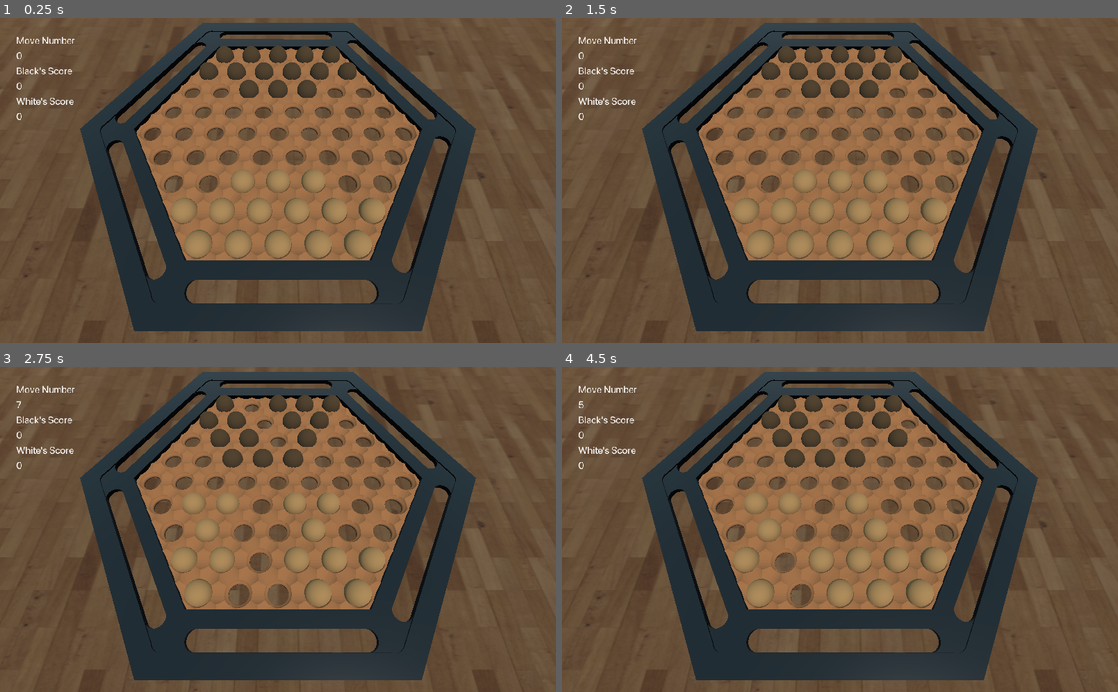
Above: before the commit, frames 1-4 (two rows, left to right).
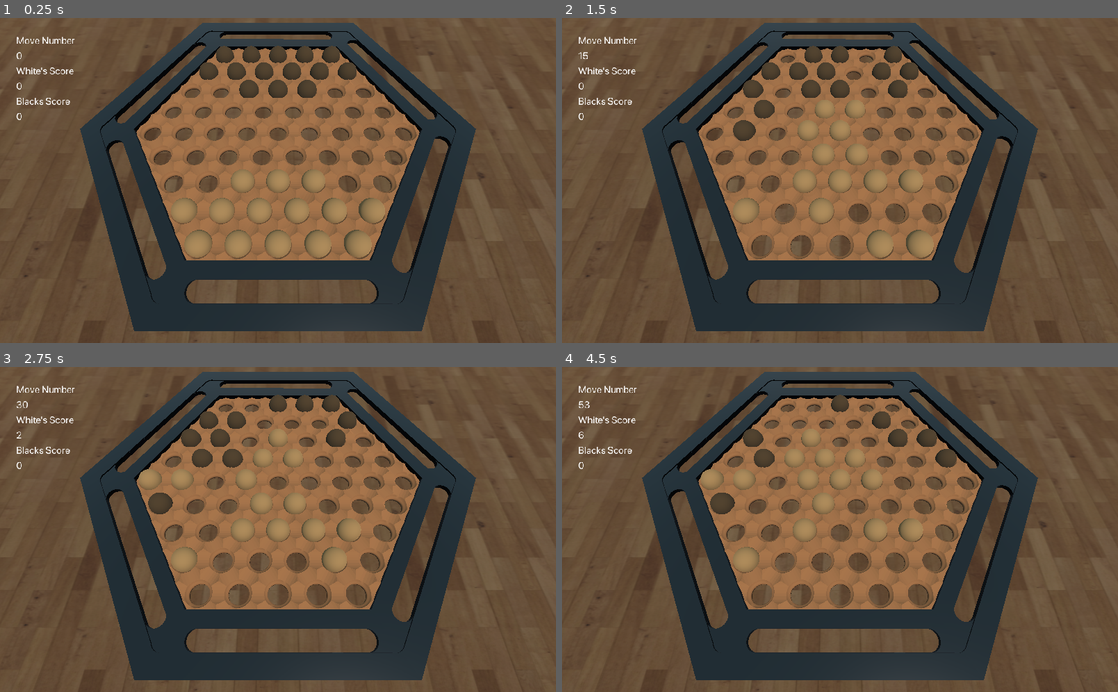
Above: after the commit, the same moments.

Repository: mmgh900/Abalone-Game-AI
Game: Godot game, scene res://Scenes/Game.tscn
The game is run twice, just before and just after one commit, with the same random seed, the same clock (stepped at 60 frames per second) and the same inputs.
Inputs:
- Up to frame 1 (0.25 s): no input
- Up to frame 2 (1.5 s): tap Enter at 0.5, 1.35 s; hold Right 0.53-1.28 s; hold Enter 0.53-1.28 s; tap Space at 1.25 s; hold Left from 1.28 s (still down)
- Up to frame 3 (2.75 s): tap Enter at 2 s; release Left at 2.03 s; hold Right from 2.03 s (still down); hold Enter from 2.03 s (still down)
- Up to frame 4 (4.5 s): tap Space at 2.75, 4.25 s; release Enter at 2.78 s; tap Enter at 2.85, 3.5, 4.35 s; release Right at 3.53 s; hold Enter 3.53-4.28 s; hold Left from 3.53 s (still down)

The runs differ from the first frame. In frame 1, 0.3% of the frame differs, in the area x 2-14%, y 15-27%; in frame 2, 4.1%; in frame 3, 5.3%; in frame 4, 6.6%, in the area x 2-71%, y 8-74%.

Commit message:
- Alpha-beta pruning - Adding central gravity heuristic

Diff:
--- a/Scenes/Game.tscn
+++ b/Scenes/Game.tscn
@@ -73,7 +73,7 @@
 size_flags_horizontal = 3
 theme = SubResource( 2 )
 custom_fonts/normal_font = SubResource( 3 )
-text = "Black's Score"
+text = "White's Score"
 fit_content_height = true
 
 [node name="white-score" type="RichTextLabel" parent="Control/VBoxContainer"]
@@ -93,7 +93,7 @@
 size_flags_horizontal = 3
 theme = SubResource( 2 )
 custom_fonts/normal_font = SubResource( 3 )
-text = "White's Score"
+text = "Blacks Score"
 fit_content_height = true
 
 [node name="black-score" type="RichTextLabel" parent="Control/VBoxContainer"]
--- a/Scripts/BoardManager.gd
+++ b/Scripts/BoardManager.gd
@@ -4,6 +4,7 @@
 var neighbors = {}
 enum {EMPTY, BLACK, WHITE} # used to represent the board
 enum {L, UL, UR, R, DR, DL} # used to represent the directions of neighbors
+
 
 func _ready():
 	init_board()
--- a/Scripts/State.gd
+++ b/Scripts/State.gd
@@ -5,11 +5,28 @@
 var board = []
 var black_score = 0
 var white_score = 0
-var best_index = 0
+var best_child
+var best_index
 var children = null
 var depth = 0
 var rng = RandomNumberGenerator.new()
-var eval = -1
+var eval
+var alpha = -INF
+var beta = +INF
+
+
+const gravity = [
+			4, 4, 4, 4, 4,
+		  4, 3, 3, 3, 3, 4,
+		4, 3, 2, 2, 2, 3, 4,
+	   4, 3, 2, 1, 1, 2, 3, 4,
+	 4, 3, 2, 1, 0, 1, 2, 3, 4,
+	   4, 3, 2, 1, 1, 2, 3, 4,
+		4, 3, 2, 2, 2, 3, 4,
+		  4, 3, 3, 3, 3, 4,
+			4, 4, 4, 4, 4,
+]
+
 func _init(board, black_score, white_score):
 	self.black_score = black_score
 	self.white_score = white_score
@@ -23,36 +40,54 @@
 	elif piece == BoardManager.WHITE:
 		self.white_score += 1
 
-func findMinState():
-	var minimum = INF
-	for i in range(len(children)):
-		var score = children[i].evaluate()
-		if score <= minimum:
-			minimum = score
-			self.best_index = i
-	return minimum
-
-func findMaxState():
-	var maximum = -INF
-	for i in range(len(children)):
-		var score = children[i].evaluate()
-		if score >= maximum:
-			maximum = score
-			self.best_index = i
-	return maximum
-
 func evaluate():
-	if children == null:
-		var score = white_score - black_score
+	if children == null: #if node is a leaf node
+		var score_difference = white_score - black_score
+		var sum_gravity = 0
 		rng.randomize()
 		var rand_epslion = rng.randf()
-		self.eval = score + rand_epslion
+		for i in range(len(board)):
+			if board[i] == BoardManager.BLACK:
+				sum_gravity += gravity[i]
+			elif board[i] == BoardManager.WHITE:
+				sum_gravity -= gravity[i]
+
+		eval = score_difference * 100 + sum_gravity
+
 	elif depth % 2 == 0:
-		self.eval = self.findMaxState()
+		eval = -INF
+
+		for child in self.children:
+
+			child.alpha = alpha
+			child.beta = beta
+			var value = child.evaluate()
+
+			if value > eval:
+				eval = value
+				best_child = child
+
+
+			alpha = max(alpha, eval)
+			if beta <= alpha:
+				break
 	else:
-		self.eval =  self.findMinState()
-	return self.eval
+		eval = +INF
+		for child in self.children:
 
+			child.alpha = alpha
+			child.beta = beta
+			var value = child.evaluate()
+
+			if value < eval:
+				eval = value
+				best_child = child
+
+			beta = min(beta, eval)
+			if beta <= alpha:
+				break
+
+	return eval
 
 func print_eval():
 	for i in range(self.depth):
--- a/Scripts/Visualizer.gd
+++ b/Scripts/Visualizer.gd
@@ -12,28 +12,42 @@
 var history = []
 var historyIndex = 0
 var max_depth = 2
+var time_start = 0
+var time_now = 0
 
 func _ready():
 	draw_complete_board(BoardManager.current_board)
 	state = State.new(BoardManager.current_board, 0, 0)
+	history.append(state)
 
 func play():
-	history.append(state)
-	historyIndex = historyIndex + 1
+
+	time_start = OS.get_ticks_msec()
+	# Play the AI's turn
+	open_state(state, max_depth)
+	state.evaluate()
+	state = state.best_child
+	time_now = OS.get_ticks_msec()
+	var time_elapsed = time_now - time_start
+	print(time_elapsed)
 
 
-	open_state(state, max_depth)
-	print(state.children)
-	state.evaluate()
-	#state.print_eval()
-	state = state.children[state.best_index]
+	# Add AI state to history
+	history.append(state)
 
+
+	# Play the Random's turn
 	var res = Successor.calculate_successor(state, BoardManager.BLACK)
 	rng.randomize()
 	var rand = rng.randi_range(0, len(res) - 1)
 	state = res[rand]
 
+	# Add random state to history and updating the game
+	history.append(state)
+	historyIndex = len(history) - 1
 	updtae_game(state)
+
+
 
 func open_state(state: State, depth: int):
 
@@ -68,6 +82,8 @@
 		if (historyIndex < len(history) - 1):
 			historyIndex = historyIndex + 1
 			updtae_game(history[historyIndex])
+		else:
+			play()
 	if Input.is_key_pressed(KEY_LEFT):
 		if (historyIndex > 0):
 			historyIndex = historyIndex - 1
--- /dev/null
+++ b/adjacency_lists copy.json
@@ -0,0 +1,71 @@
+{
+    "0" : 0,
+    "1" : 0,
+    "2" : 0,
+    "3" : 0,
+    "4" : 0,
+
+    "5" : 0,
+    "6" : 3,
+    "7" : 3,
+    "8" : 3,
+    "9" : 3,
+    "10" : [9, 4, -1, -1, 17, 16],
+
+    "11" : [-1, -1, 5, 12, 19, 18],
+    "12" : [11, 5, 6, 13, 20, 19],
+    "13" : 2,
+    "14" : 2,
+    "15" : 2,
+    "16" : [15, 9, 10, 17, 24, 23],
+    "17" : [16, 10, -1, -1, 25, 24],
+
+    "18" : [-1, -1, 11, 19, 27, 26],
+    "19" : [18, 11, 12, 20, 28, 27],
+    "20" : 2,
+    "21" : 1,
+    "22" : 1,
+    "23" : 2,
+    "24" : [23, 16, 17, 25, 33, 32],
+    "25" : [24, 17, -1, -1, 34, 33],
+
+    "26" : [-1, -1, 18, 27, 35, -1],
+    "27" : [26, 18, 19, 28, 36, 35],
+    "28" : [27, 19, 20, 29, 37, 36],
+    "29" : 1,
+    "30" : 0,
+    "31" : 1,
+    "32" : [31, 23, 24, 33, 41, 40],
+    "33" : [32, 24, 25, 34, 42, 41],
+    "34" : [33, 25, -1, -1, -1, 42],
+
+    "35" : [-1, 26, 27, 36, 43, -1],
+    "36" : [35, 27, 28, 37, 44, 43],
+    "37" : [36, 28, 29, 38, 45, 44],
+    "38" : 1,
+    "39" : 1,
+    "40" : [39, 31, 32, 41, 48, 47],
+    "41" : [40, 32, 33, 42, 49, 48],
+    "42" : [41, 33, 34, -1, -1, 49],
+
+    "43" : [-1, 35, 36, 44, 50, -1],
+    "44" : [43, 36, 37, 45, 51, 50],
+    "45" : [44, 37, 38, 46, 52, 51],
+    "46" : [45, 38, 39, 47, 53, 52],
+    "47" : [46, 39, 40, 48, 54, 53],
+    "48" : [47, 40, 41, 49, 55, 54],
+    "49" : [48, 41, 42, -1, -1, 55],
+
+    "50" : [-1, 43, 44, 51, 56, -1],
+    "51" : [50, 44, 45, 52, 57, 56],
+    "52" : [51, 45, 46, 53, 58, 57],
+    "53" : [52, 46, 47, 54, 59, 58],
+    "54" : [53, 47, 48, 55, 60, 59],
+    "55" : [54, 48, 49, -1, -1, 60],
+
+    "56" : [-1, 50, 51, 57, -1, -1],
+    "57" : [56, 51, 52, 58, -1, -1],
+    "58" : [57, 52, 53, 59, -1, -1],
+    "59" : [58, 53, 54, 60, -1, -1],
+    "60" : [59, 54, 55, -1, -1, -1]
+}
Not shown, added: Progress/New Text Document (2).txt
Not shown, added: Progress/New Text Document.txt
Not shown, added: Articles/report_abalone.pdf
Not shown, added: Articles/tele1-02_aich-abalone.pdf
